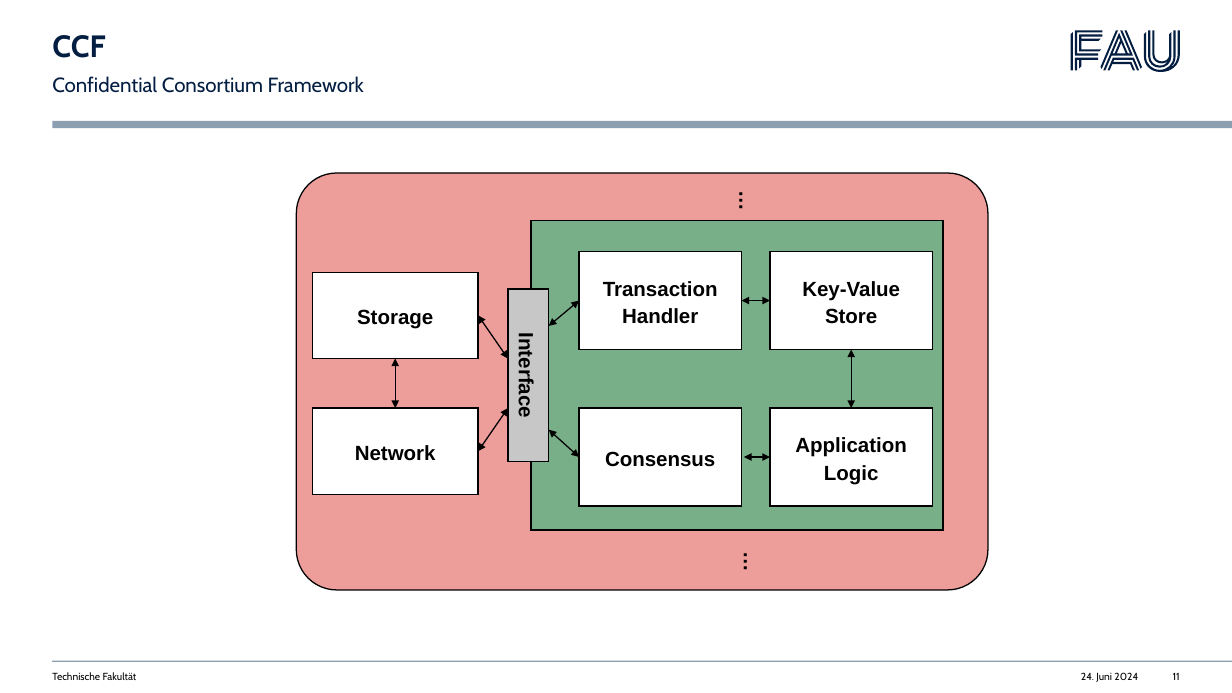
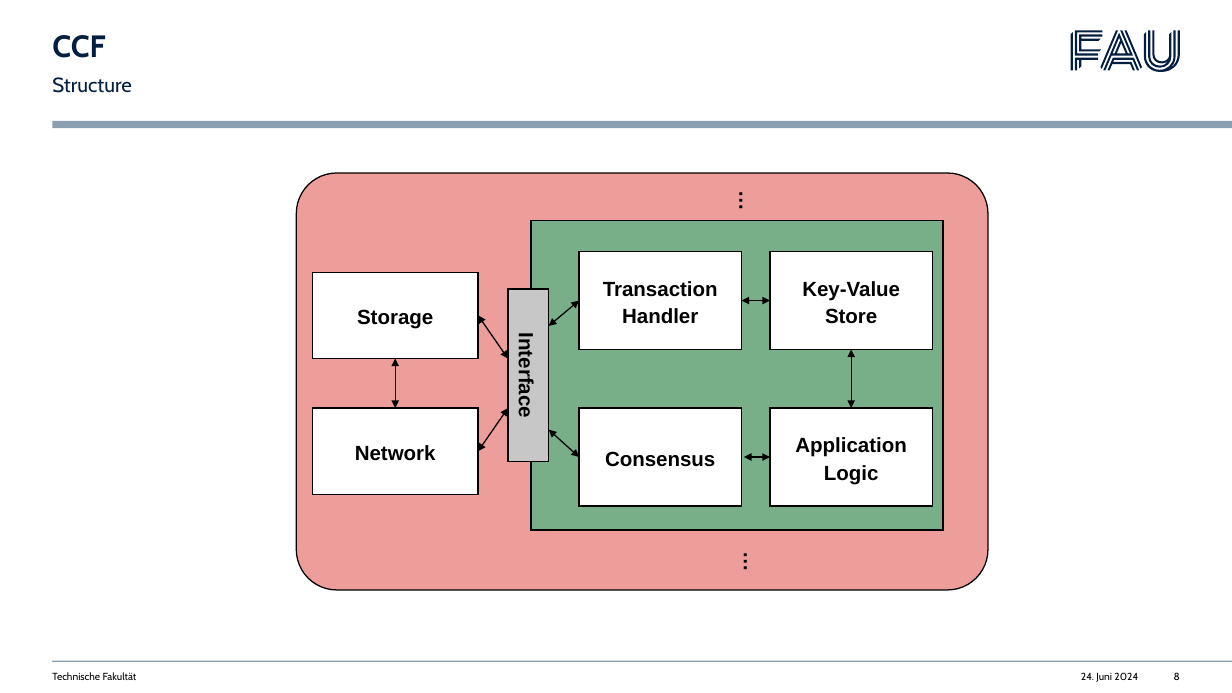
Before and after one commit to listigpeter/AKSS, a slide deck: slide 8 of presentation/confidetial_cloud_services.pptx (slide 11 before the commit). Drawn at 1232x693 pixels with LibreOffice and Linux fonts; fonts in the diff are those of the drawing. Boxes give left, top, right and bottom in pixels: in the first picture for what was removed or moved away, otherwise in the second. Text is boxed around its words. In the diff, an @@ line names an element or a change of style, - is before the commit and + after.

```diff
--- a/presentation/confidetial_cloud_services.pptx
+++ b/presentation/confidetial_cloud_services.pptx
@@ text at <box>52,77,132,93</box>: text changed @@
-Confidential Consortium Framework
+Structure
@@ page number at <box>1174,673,1180,680</box>: text changed @@
-11
+8
```
Also in this commit, not shown: 1 other slide changed, 11 slides added, 10 other files.
